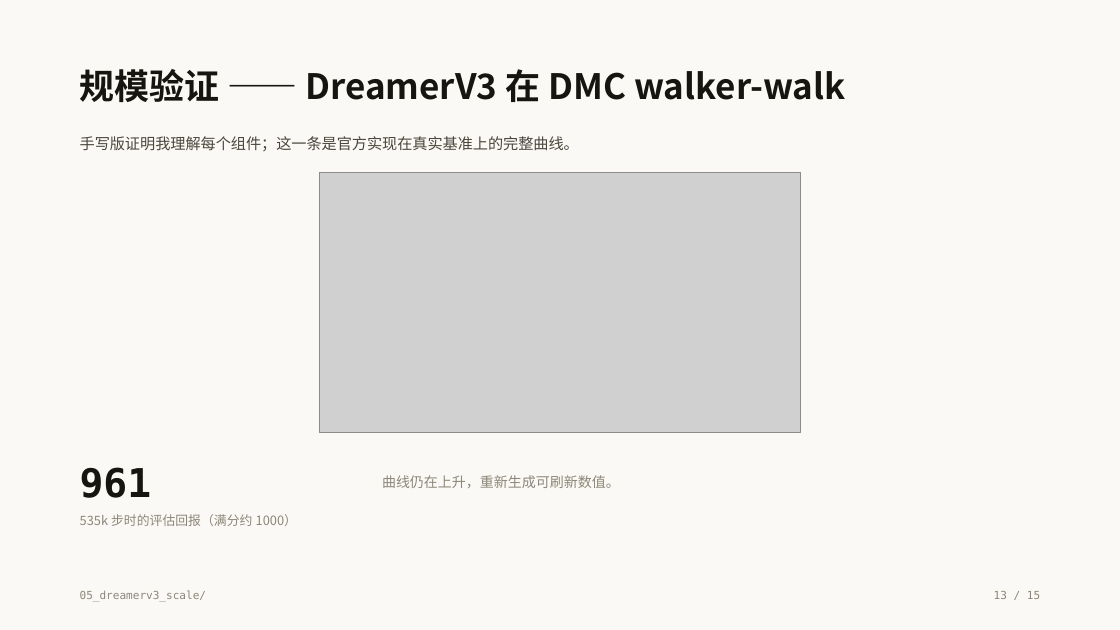
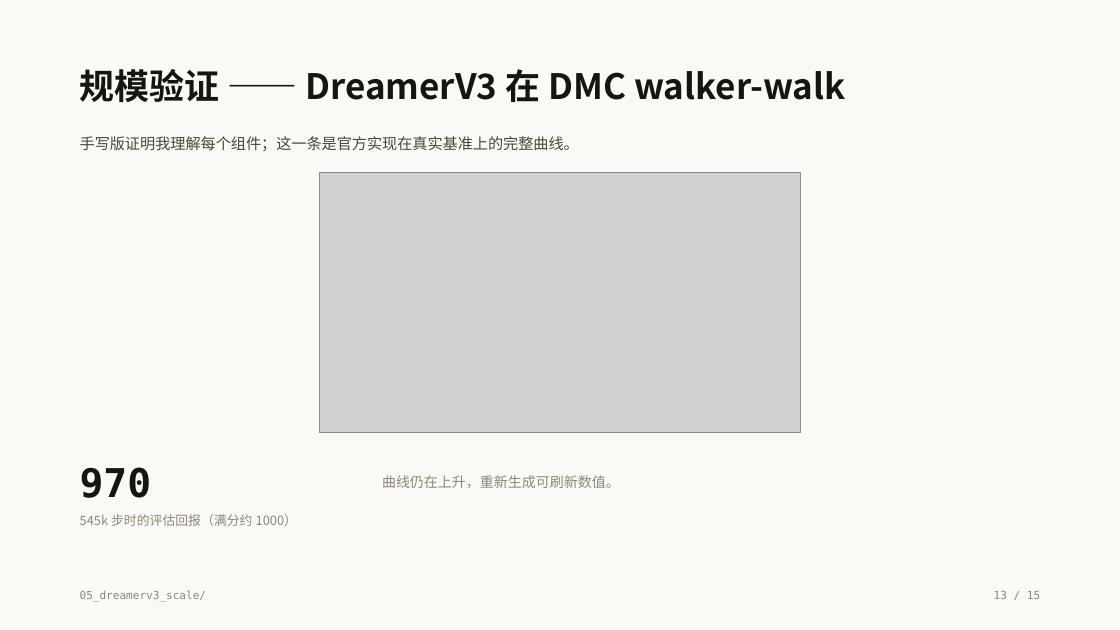
Before and after one commit to ZephyrFinn/world-models-study, a slide deck: slide 13 of slides/世界模型的两条路线.pptx. Drawn at 1120x630 pixels with LibreOffice and Linux fonts; fonts in the diff are those of the drawing; grey boxes stand for pictures. Boxes give left, top, right and bottom in pixels: in the first picture for what was removed or moved away, otherwise in the second. Text is boxed around its words. In the diff, an @@ line names an element or a change of style, - is before the commit and + after.

```diff
--- a/slides/世界模型的两条路线.pptx
+++ b/slides/世界模型的两条路线.pptx
@@ text at (x1=80, y1=467, x2=297, y2=526): text changed @@
-961
-535k 步时的评估回报（满分约 1000）
+970
+545k 步时的评估回报（满分约 1000）
```
Also in this commit, not shown: 3 other files.
